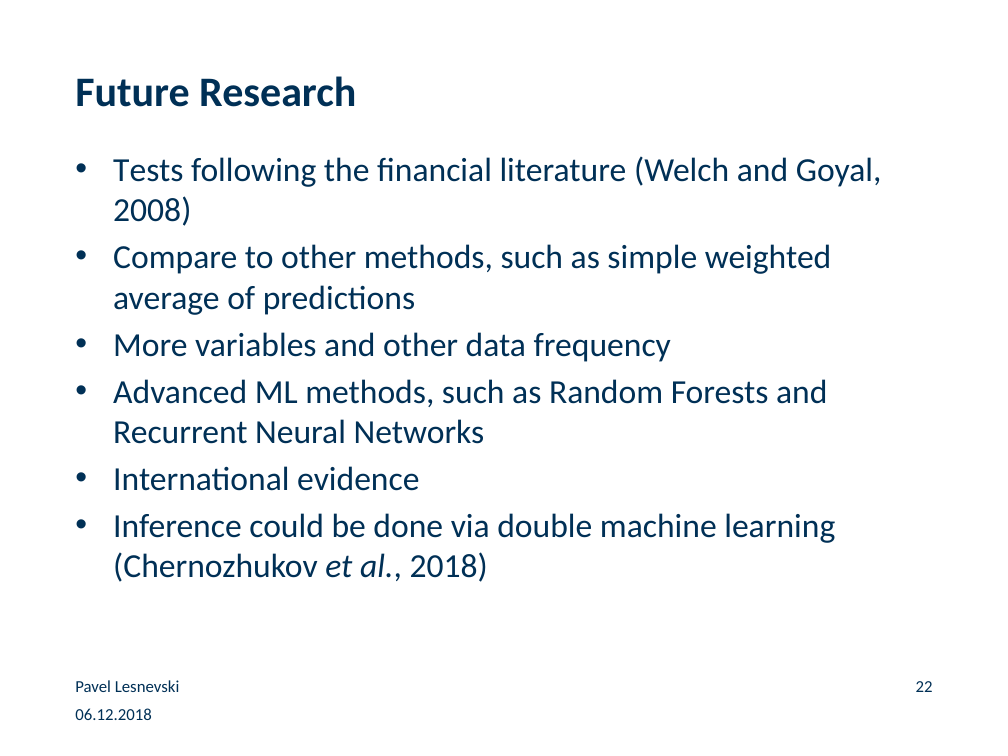
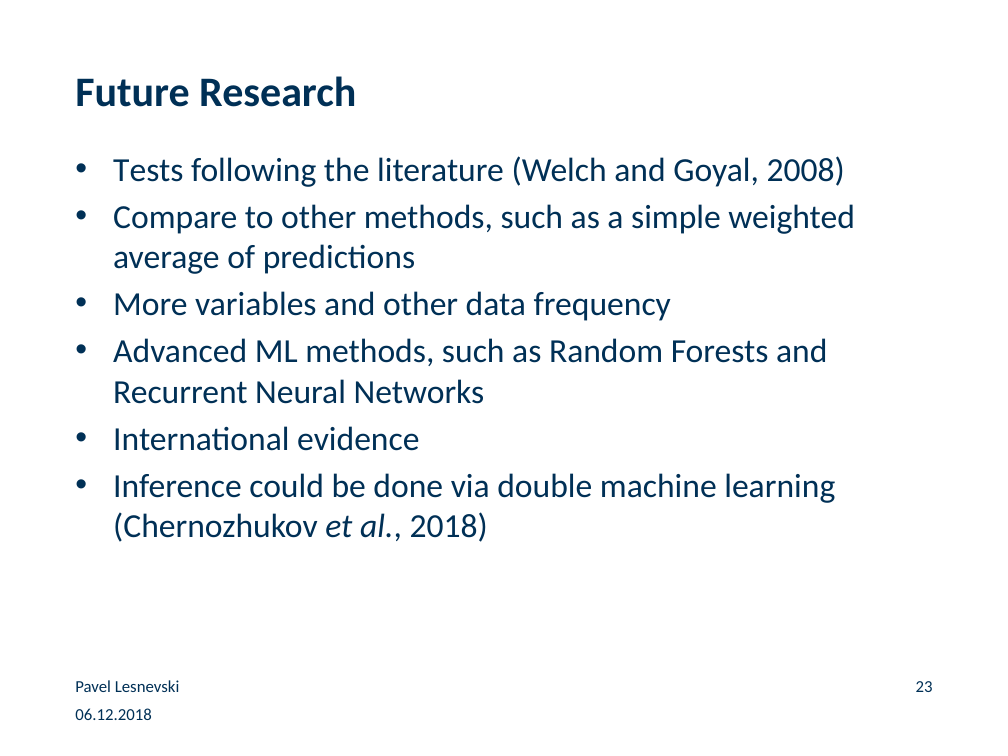
Before and after one commit to paveles/Machine_Learning_and_Equity_Index_Returns, a slide deck: slide 23 of _presentation/MachineLearning_StockMarketReturns.pptx (slide 22 before the commit). Drawn at 1008x756 pixels with LibreOffice and Linux fonts; fonts in the diff are those of the drawing; background and template pictures are left out. Boxes give left, top, right and bottom in pixels: in the first picture for what was removed or moved away, otherwise in the second. Text is boxed around its words. In the diff, an @@ line names an element or a change of style, - is before the commit and + after.

```diff
--- a/_presentation/MachineLearning_StockMarketReturns.pptx
+++ b/_presentation/MachineLearning_StockMarketReturns.pptx
@@ text at bbox=[113, 156, 855, 274]: text changed @@
-• Tests following the financial literature (Welch and Goyal, 2008)
-• Compare to other methods, such as simple weighted average of predictions
+• Tests following the literature (Welch and Goyal, 2008)
+• Compare to other methods, such as a simple weighted average of predictions
@@ page number at bbox=[916, 681, 933, 692]: text changed @@
-22
+23
```
Also in this commit, not shown: 11 other slides changed, 1 slide added, 3 other files.
